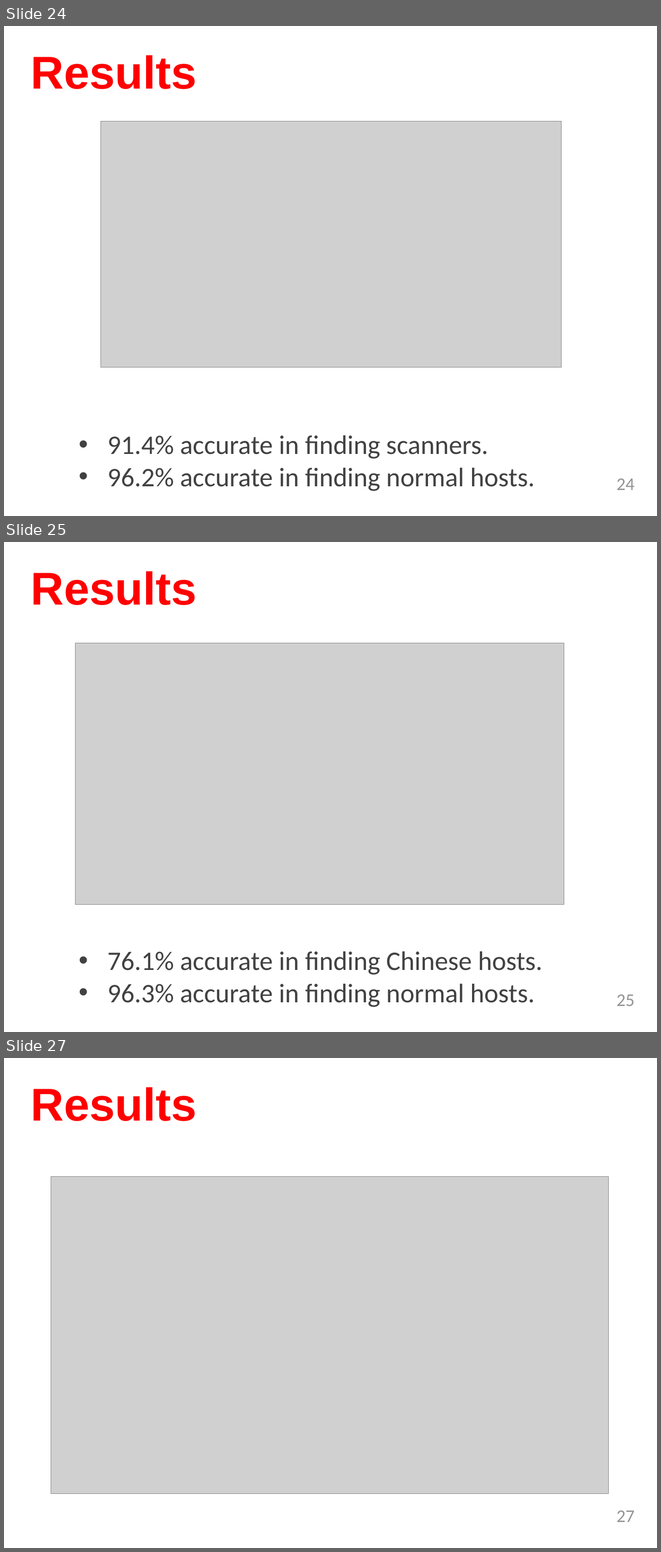
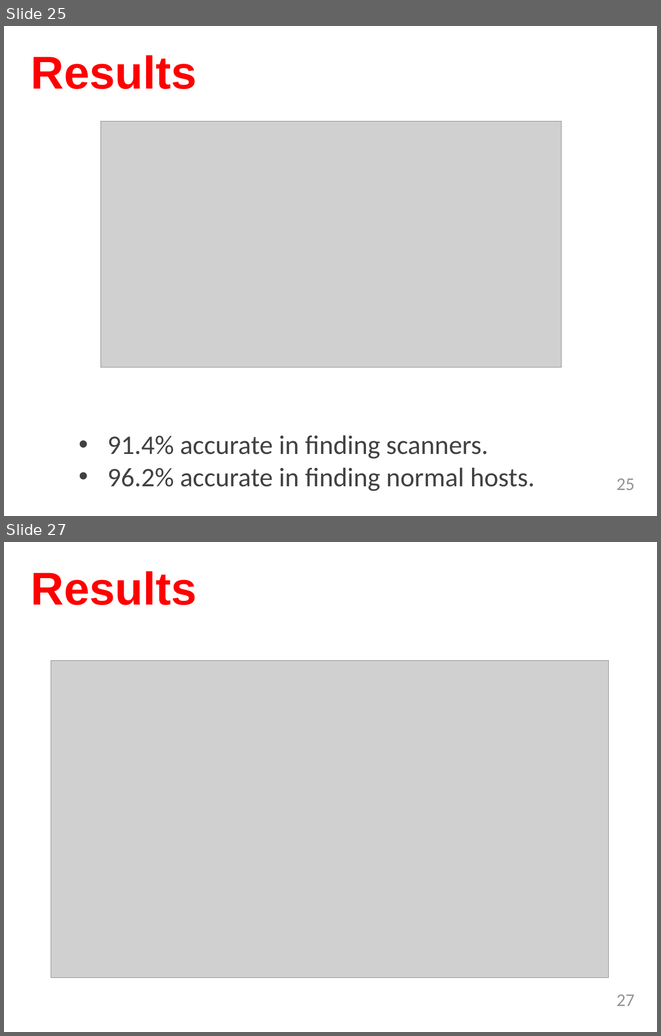
Before and after one commit to TejaKommineni/KnowNet, a slide deck: My Thesis/sample-thesis-0/Thesis_Defense.pptx. Shown one above the other, each under a label of ours: slides 24, 25 and 27 before the commit, slides 25 and 27 after it; the slides between them are not shown. The pictures are 661x1552 and 661x1036 pixels, drawn with LibreOffice and Linux fonts; fonts in the diff are those of the drawing; grey boxes stand for pictures; background and template pictures are left out. Boxes give left, top, right and bottom in pixels: in the first picture for what was removed or moved away, otherwise in the second. Text is boxed around its words. In the diff, an @@ line names an element or a change of style, - is before the commit and + after.

```diff
--- a/My Thesis/sample-thesis-0/Thesis_Defense.pptx
+++ b/My Thesis/sample-thesis-0/Thesis_Defense.pptx
@@ slide 25 removed at (x1=4, y1=542, x2=657, y2=1032), background picture (left out) @@
@@ text removed at (x1=31, y1=571, x2=197, y2=605) @@
-Results
@@ picture removed at (x1=76, y1=643, x2=564, y2=905) @@
@@ text removed at (x1=107, y1=951, x2=542, y2=1007) @@
-• 76.1% accurate in finding Chinese hosts.
-• 96.3% accurate in finding normal hosts.
@@ page number removed at (x1=617, y1=994, x2=635, y2=1006) @@
-25
@@ what was slide 24 is now slide 25 @@
@@ page number at (x1=617, y1=478, x2=635, y2=490): text changed @@
-24
+25
```
Also in this commit, not shown: 3 slides changed, 4 slides added, 3 other slides removed.
